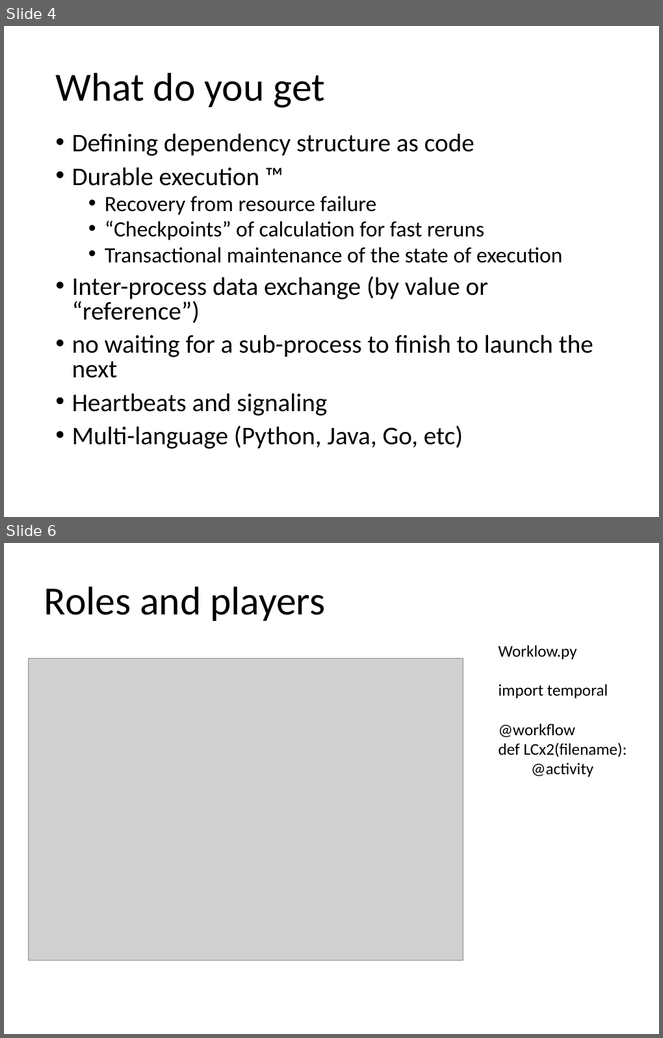
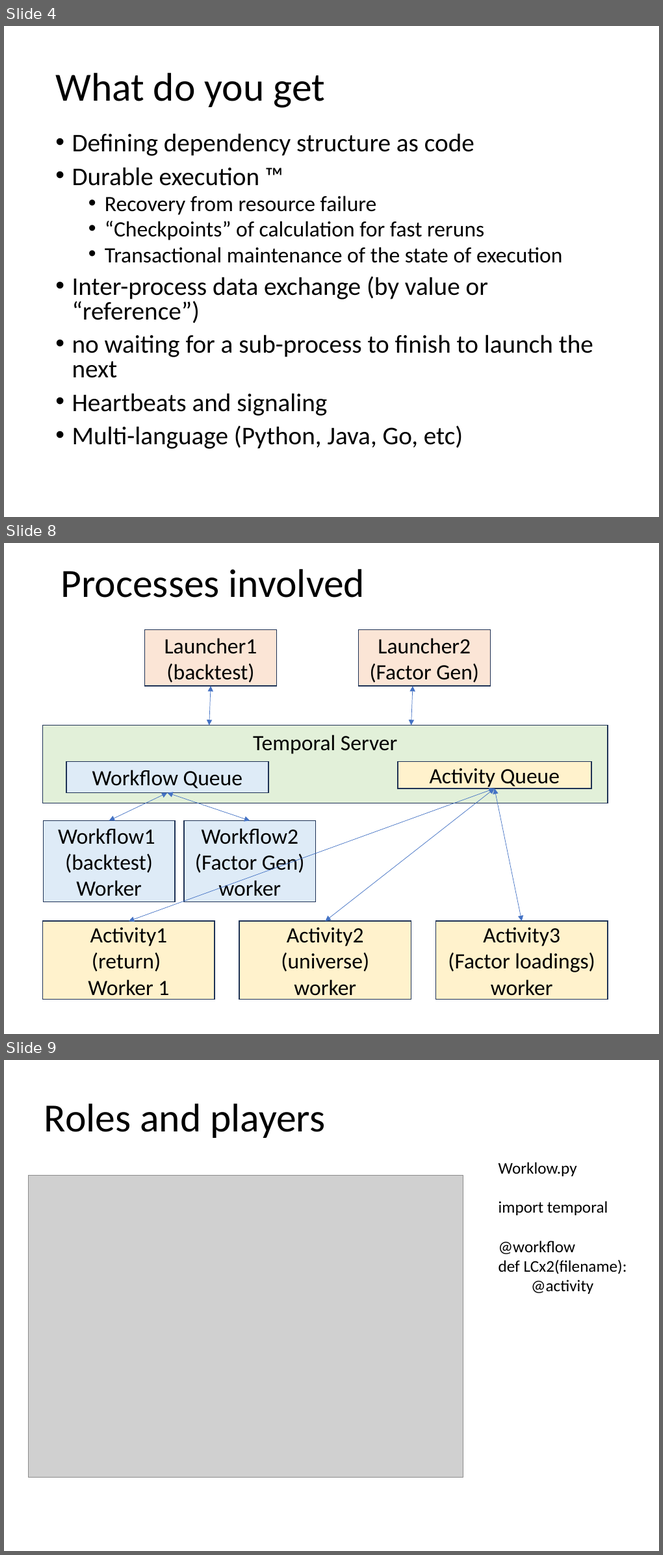
Before and after one commit to zconsult/am_temporal, a slide deck: Temporal.pptx. Shown one above the other, each under a label of ours: slides 4 and 6 before the commit, slides 4, 8 and 9 after it; the slides between them are not shown. The pictures are 663x1038 and 663x1555 pixels, drawn with LibreOffice and Linux fonts; fonts in the diff are those of the drawing; grey boxes stand for pictures. Boxes give left, top, right and bottom in pixels: in the first picture for what was removed or moved away, otherwise in the second. Text is boxed around its words. In the diff, an @@ line names an element or a change of style, - is before the commit and + after.

```diff
--- a/Temporal.pptx
+++ b/Temporal.pptx
@@ slide 8 added at bbox=[4, 543, 659, 1034], background #FFFFFF @@
@@ title added at bbox=[61, 569, 365, 598], 44 pt, text #000000 @@
+Processes involved
@@ rectangle added at bbox=[145, 630, 276, 687], fill #FBE5D6, outline #1E3256 1 pt, 24 pt, text #000000 @@
+Launcher1
+(backtest)
@@ rectangle added at bbox=[358, 630, 490, 687], fill #FBE5D6, outline #1E3256 1 pt, 24 pt, text #000000 @@
+Launcher2
+(Factor Gen)
@@ double arrow added from (211, 686) to (209, 725), #4472C4 0.5 pt @@
@@ double arrow added from (413, 686) to (412, 725), #4472C4 0.5 pt @@
@@ rectangle added at bbox=[42, 725, 607, 803], fill #E2F0D9, outline #1E3256 1 pt, 24 pt, text #000000 @@
+Temporal Server
@@ rectangle added at bbox=[66, 762, 269, 793], fill #DEEBF7, outline #1E3256 1 pt, 24 pt, text #000000 @@
+Workflow Queue
@@ rectangle added at bbox=[398, 762, 592, 789], fill #FFF2CC, outline #1E3256 1 pt, 24 pt, text #000000 @@
+Activity Queue
@@ double arrow added from (167, 793) to (109, 821), #4472C4 0.5 pt @@
@@ double arrow added from (495, 789) to (129, 922), #4472C4 0.5 pt @@
@@ double arrow added from (167, 793) to (250, 821), #4472C4 0.5 pt @@
@@ double arrow added from (325, 922) to (495, 789), #4472C4 0.5 pt @@
@@ double arrow added from (495, 789) to (521, 922), #4472C4 0.5 pt @@
@@ rectangle added at bbox=[43, 821, 175, 902], fill #DEEBF7, outline #1E3256 1 pt, 24 pt, text #000000 @@
+Workflow1
+(backtest) Worker
@@ rectangle added at bbox=[184, 821, 316, 902], fill #DEEBF7, outline #1E3256 1 pt, 24 pt, text #000000 @@
+Workflow2
+(Factor Gen)
+worker
@@ rectangle added at bbox=[42, 922, 215, 1000], fill #FFF2CC, outline #1E3256 1 pt, 24 pt, text #000000 @@
+Activity1
+(return)
+Worker 1
@@ rectangle added at bbox=[239, 922, 411, 1000], fill #FFF2CC, outline #1E3256 1 pt, 24 pt, text #000000 @@
+Activity2
+(universe)
+worker
@@ rectangle added at bbox=[436, 922, 607, 1000], fill #FFF2CC, outline #1E3256 1 pt, 24 pt, text #000000 @@
+Activity3
+(Factor loadings)
+worker
@@ what was slide 6 is now slide 9 @@
```
Also in this commit, not shown: 1 slide changed, 2 other slides added.
